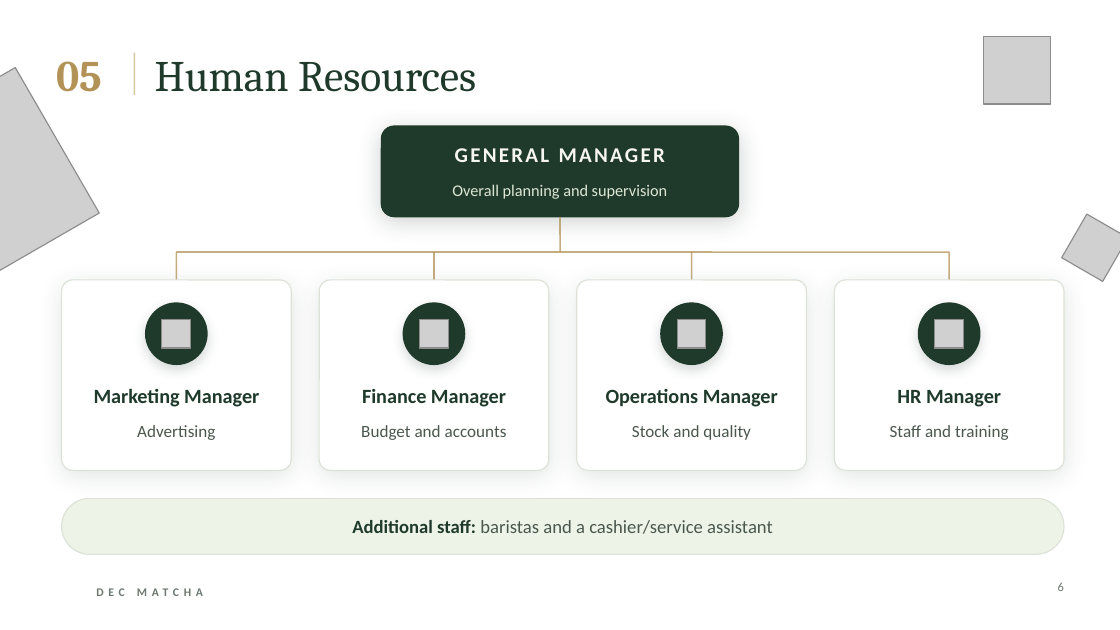
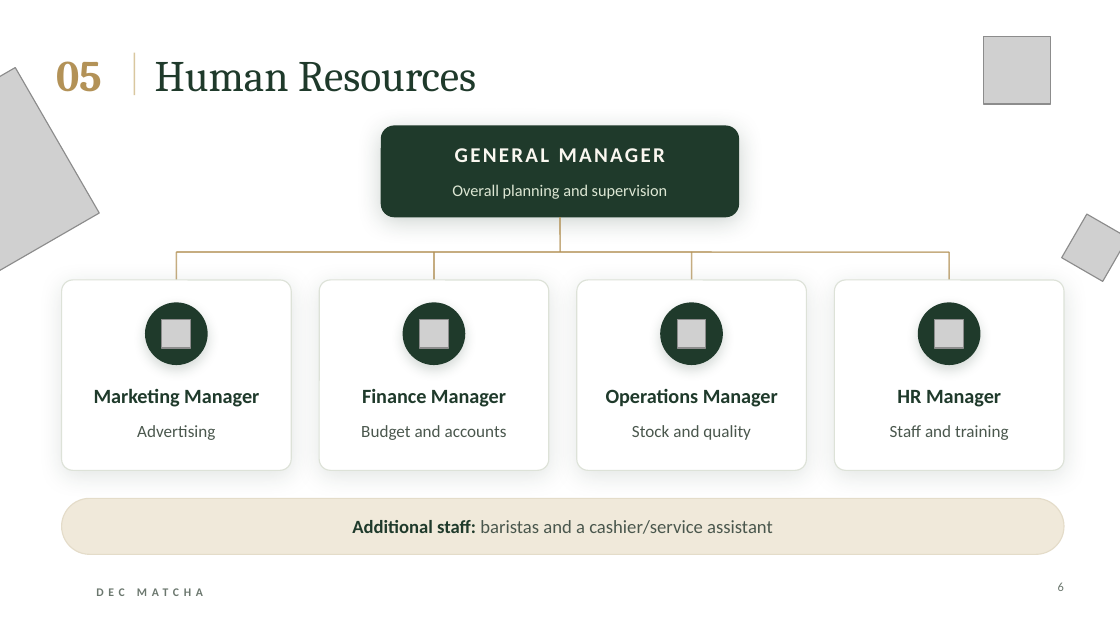
Before and after one commit to nasr9787alfarsi-alt/Nasr, a slide deck: slide 6 of dec-matcha-presentation/Dec_Matcha_Presentation_Cinematic.pptx. Drawn at 1120x630 pixels with LibreOffice and Linux fonts; fonts in the diff are those of the drawing; grey boxes stand for pictures; background and template pictures are left out. Boxes give left, top, right and bottom in pixels: in the first picture for what was removed or moved away, otherwise in the second. Text is boxed around its words. In the diff, an @@ line names an element or a change of style, - is before the commit and + after.

```diff
--- a/dec-matcha-presentation/Dec_Matcha_Presentation_Cinematic.pptx
+++ b/dec-matcha-presentation/Dec_Matcha_Presentation_Cinematic.pptx
@@ rounded rectangle at box(62, 498, 1064, 554): fill #EEF3E8 to #F0E9DA; outline #DDE2D8 0.75 pt to #E4DCC9 0.75 pt @@
```
Also in this commit, not shown: 7 other slides changed, 4 other files.
